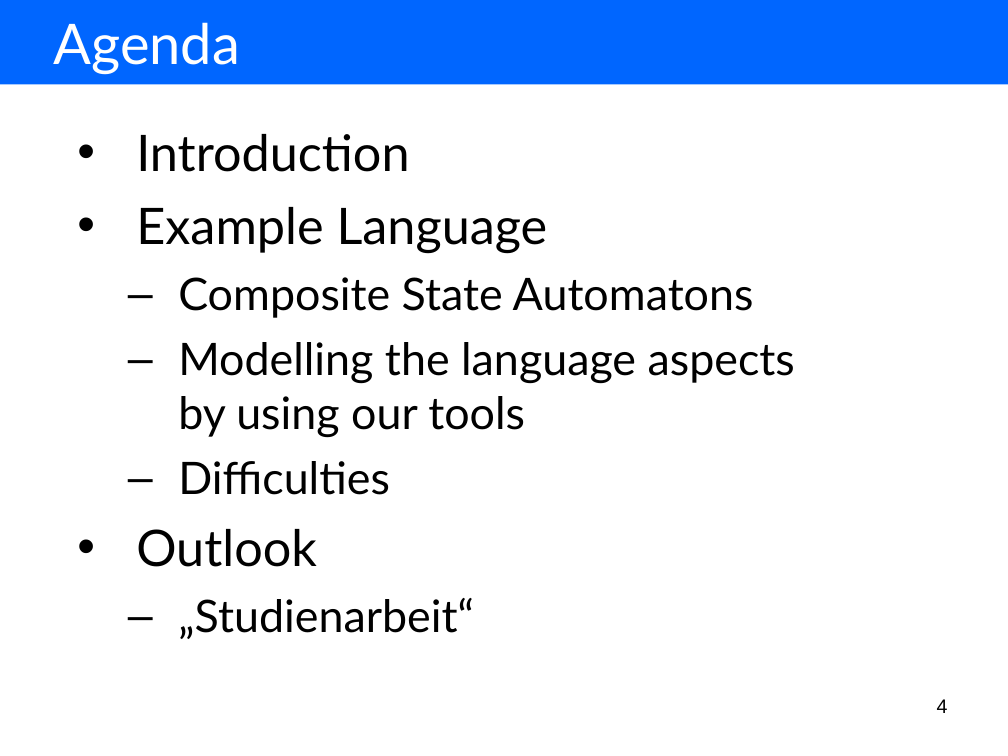
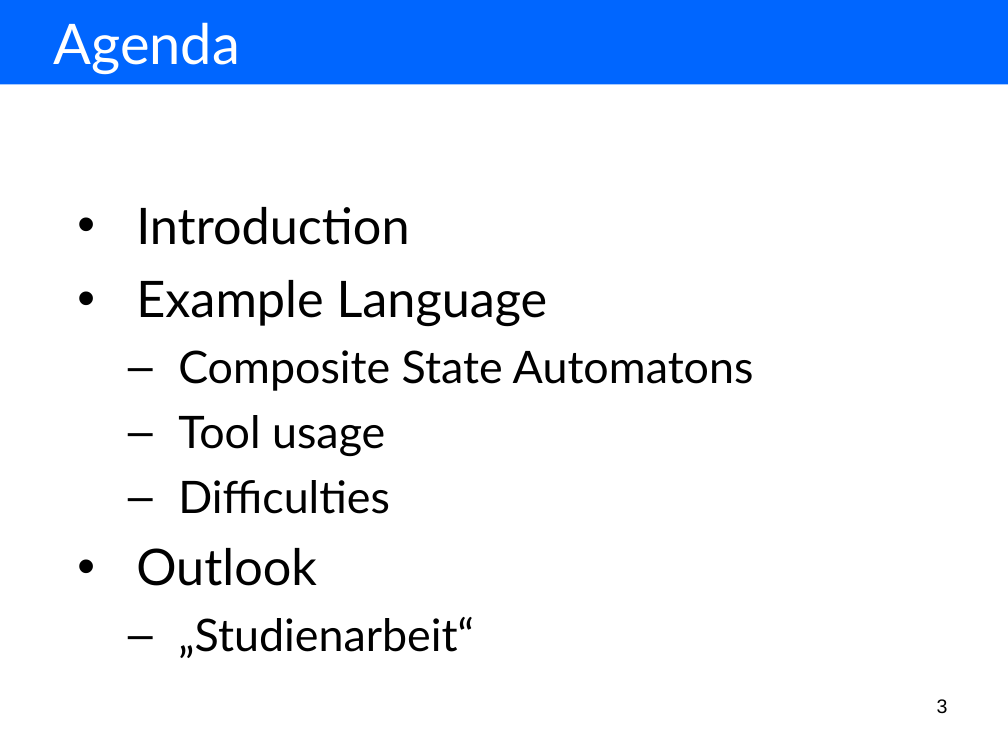
Before and after one commit to markus1978/amof2, a slide deck: slide 3 of hub.sam.stateautomaton/resources/presentation/using our tools for model driven language development.ppt (slide 4 before the commit). Drawn at 1008x756 pixels with LibreOffice and Linux fonts; fonts in the diff are those of the drawing. Boxes give left, top, right and bottom in pixels: in the first picture for what was removed or moved away, otherwise in the second. Text is boxed around its words. In the diff, an @@ line names an element or a change of style, - is before the commit and + after.

```diff
--- a/hub.sam.stateautomaton/resources/presentation/using our tools for model driven language development.ppt
+++ b/hub.sam.stateautomaton/resources/presentation/using our tools for model driven language development.ppt
@@ text at box(178, 415, 385, 457): text changed @@
-  – Modelling the language aspects
-    by using our tools
+  – Tool usage
@@ page number at box(937, 699, 948, 714): text changed @@
-4
+3
```
Also in this commit, not shown: 2 other slides changed, 3 slides added, 1 slide removed, 29 other files.
